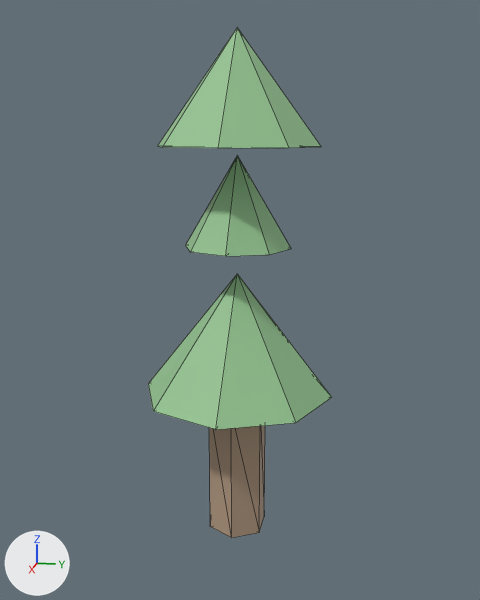
What one commit did to the glTF model public/studio/v2.15.0/d_tree/model.glb.
Both versions are drawn from a 50 mm camera at (7.2, 1.47, 4.3) aimed at (-0.05, 0.02, 2.48). Lighting does not change. The marker at lower left points along +X, +Y and +Z. The picture after the commit comes second. Mesh edges are drawn as thin lines. Where no turn or scale is listed for an object, it has been applied to the vertices.

Names of what the first picture shows: 'part0', 'part1', 'part2', 'part3'.
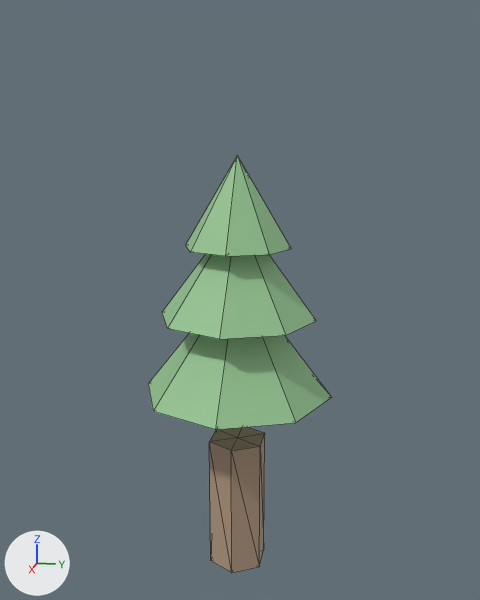
Where the change shows, as pixel boxes (x1, y1, x2, y2) in the pictures (480 x 600 px):
'part2', moved
    before: (158, 28, 321, 148)
    after: (162, 254, 316, 339)
'part0', moved
    before: (209, 426, 265, 538)
    after: (209, 427, 265, 573)

Edits to the bpy script that builds the scene:
```text
Change me_geometry_0:
    used by ob_part0; location = (0.0, 0.0, 0.0)
    remove me_geometry_0.from_pydata(...)  # 14 vertices, 24 faces; spans x -0.35..0.35, y -0.3..0.3, z -0.33..1.27
    add me_geometry_0.from_pydata(...)  # 14 vertices, 24 faces; spans x -0.35..0.35, y -0.3..0.3, z -0.8..0.8
    me_geometry_0 part 1: the whole mesh is moved by (0.0, 0.0, -0.47)
Change me_geometry_2:
    used by ob_part2; location = (0.0, 0.0, 0.0)
    remove me_geometry_2.from_pydata(...)  # 10 vertices, 16 faces; spans x -0.9..0.9, y -0.9..0.9, z 4.19..5.39
    add me_geometry_2.from_pydata(...)  # 10 vertices, 16 faces; spans x -0.9..0.9, y -0.9..0.9, z 2.3..3.5
    me_geometry_2 part 2: the whole mesh is moved by (0.0, 0.0, -1.89)
```
